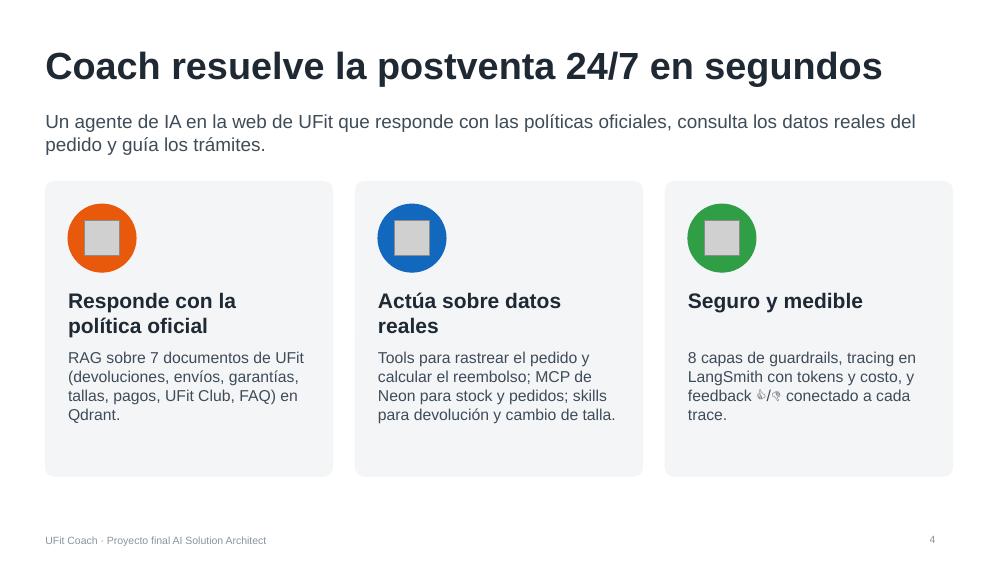
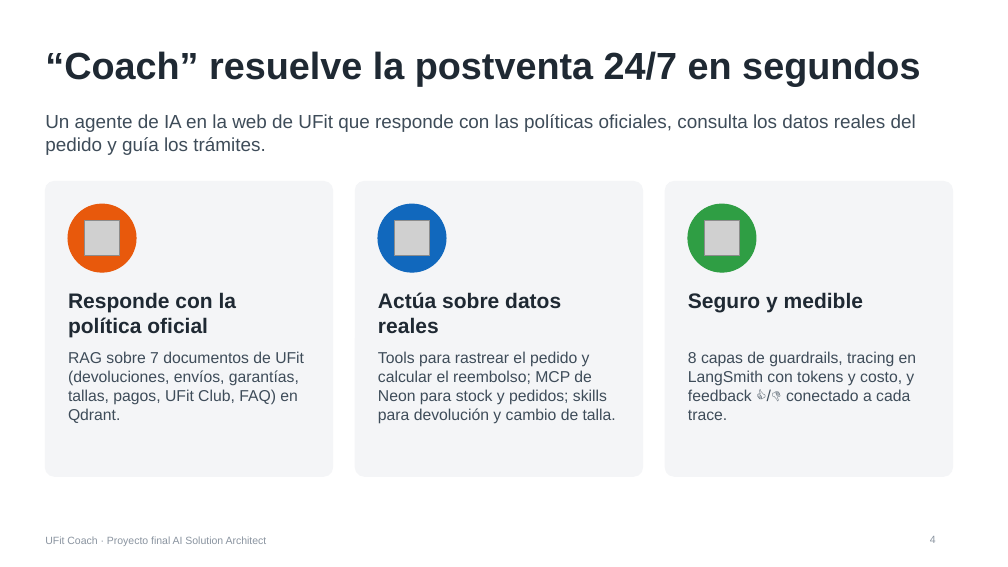
Before and after one commit to emmanuelbl0491-sys/shopcare-agent, a slide deck: slide 4 of presentacion/UFit_Coach.pptx. Drawn at 1008x567 pixels with LibreOffice and Linux fonts; fonts in the diff are those of the drawing; grey boxes stand for pictures. Boxes give left, top, right and bottom in pixels: in the first picture for what was removed or moved away, otherwise in the second. Text is boxed around its words. In the diff, an @@ line names an element or a change of style, - is before the commit and + after.

```diff
--- a/presentacion/UFit_Coach.pptx
+++ b/presentacion/UFit_Coach.pptx
@@ title at (45, 51, 920, 86): text changed @@
-Coach resuelve la postventa 24/7 en segundos
+“Coach” resuelve la postventa 24/7 en segundos
```
Also in this commit, not shown: 3 other slides changed, 1 other file.
